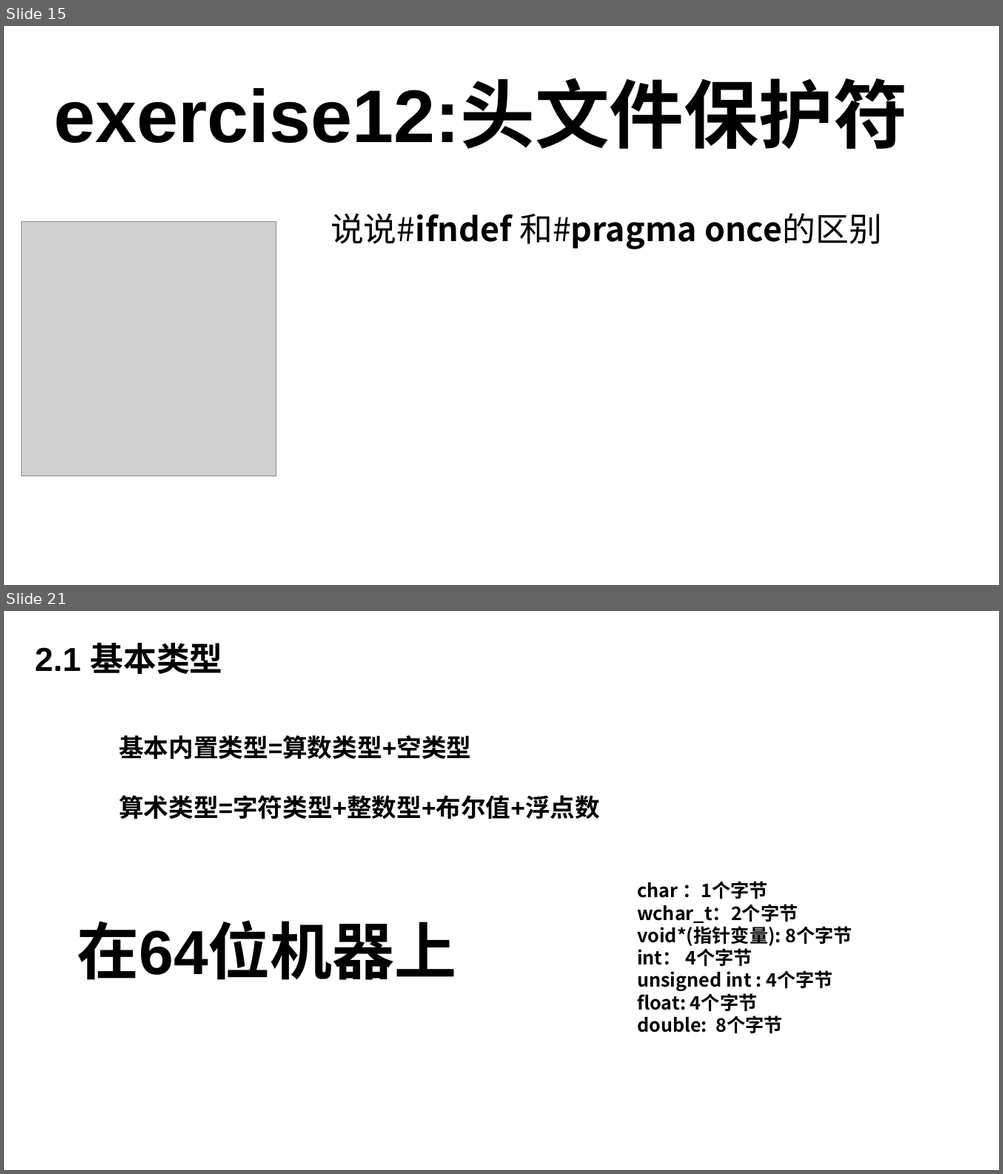
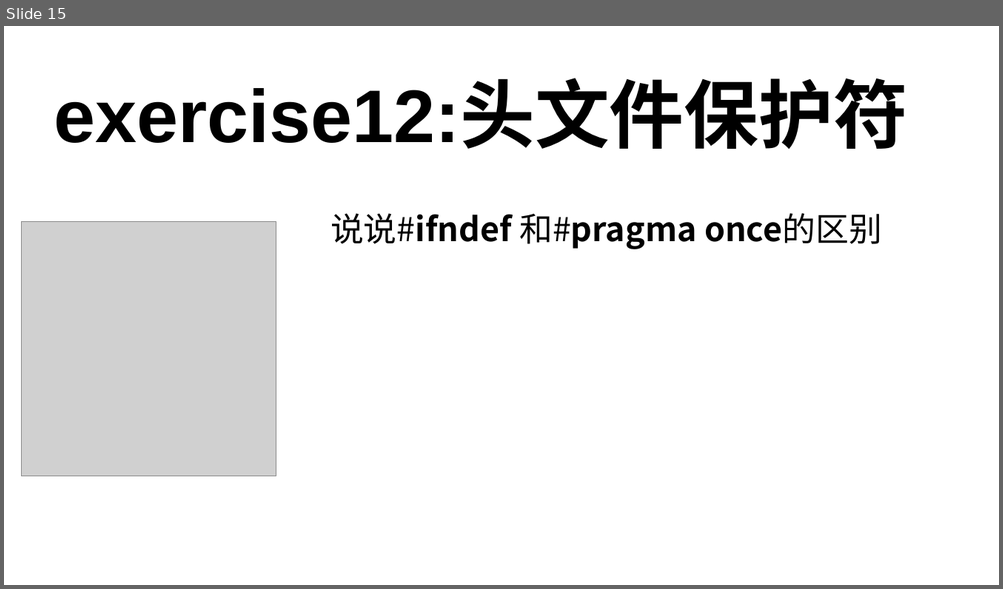
Before and after one commit to 3417725275/CPP_Study, a slide deck: C++课件.pptx. Shown one above the other, each under a label of ours: slides 15 and 21 before the commit, slide 15 after it; the slides between them are not shown. The pictures are 1003x1174 and 1003x589 pixels, drawn with LibreOffice and Linux fonts; fonts in the diff are those of the drawing; grey boxes stand for pictures. Boxes give left, top, right and bottom in pixels: in the first picture for what was removed or moved away, otherwise in the second. Text is boxed around its words. In the diff, an @@ line names an element or a change of style, - is before the commit and + after.

```diff
--- a/C++课件.pptx
+++ b/C++课件.pptx
@@ slide 21 removed at box(4, 611, 999, 1170), background #FFFFFF @@
@@ text removed at box(35, 643, 223, 674) @@
-2.1 基本类型
@@ text removed at box(119, 735, 600, 819) @@
-基本内置类型=算数类型+空类型
-算术类型=字符类型+整数型+布尔值+浮点数
@@ text removed at box(637, 881, 852, 1034) @@
-char ：1个字节
-wchar_t：2个字节
-void*(指针变量): 8个字节
-int： 4个字节
-unsigned int : 4个字节
-float: 4个字节
-double: 8个字节
@@ text removed at box(77, 920, 456, 980) @@
-在64位机器上
```
Also in this commit, not shown: 6 slides changed, 3 slides added, 10 other slides removed, 1 other file.
